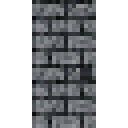
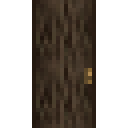
Layered file, before and after one edit (w=128, h=128). Changes by layer:
added layer "castle_secret_door_wood_bottom.png" above "Copie de default_tree.png #1" over [32, 64, 96, 128]
added layer "Copie de default_tree.png #1" above "mossy_castle_jail_door_bottom.png" over [32, 0, 96, 64]
hid "Visible" over [32, 0, 96, 128]
hid "Copie de castle_pavement_brick.png" over [32, 0, 96, 64]
hid "castle_pavement_brick.png" over [32, 64, 96, 128]
hid "castle_secret_stonewall_door_top.png" over [32, 0, 96, 64]
hid "castle_secret_stonewall_door_bottom.png" over [32, 64, 96, 128]
